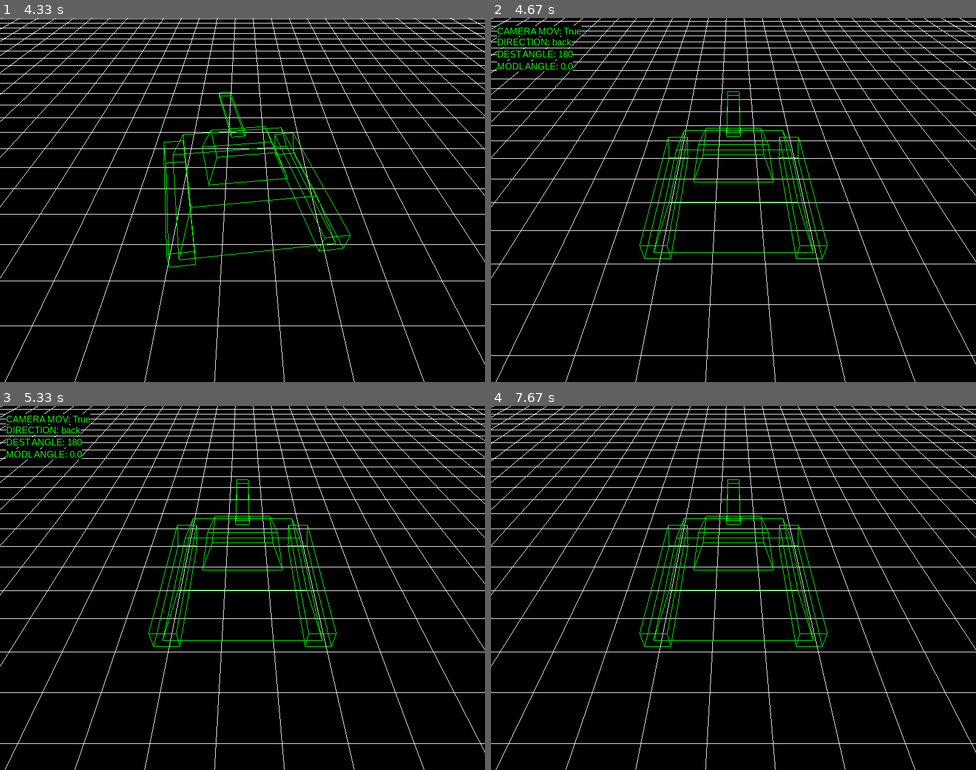
Above: before the commit, frames 1-4 (two rows, left to right).
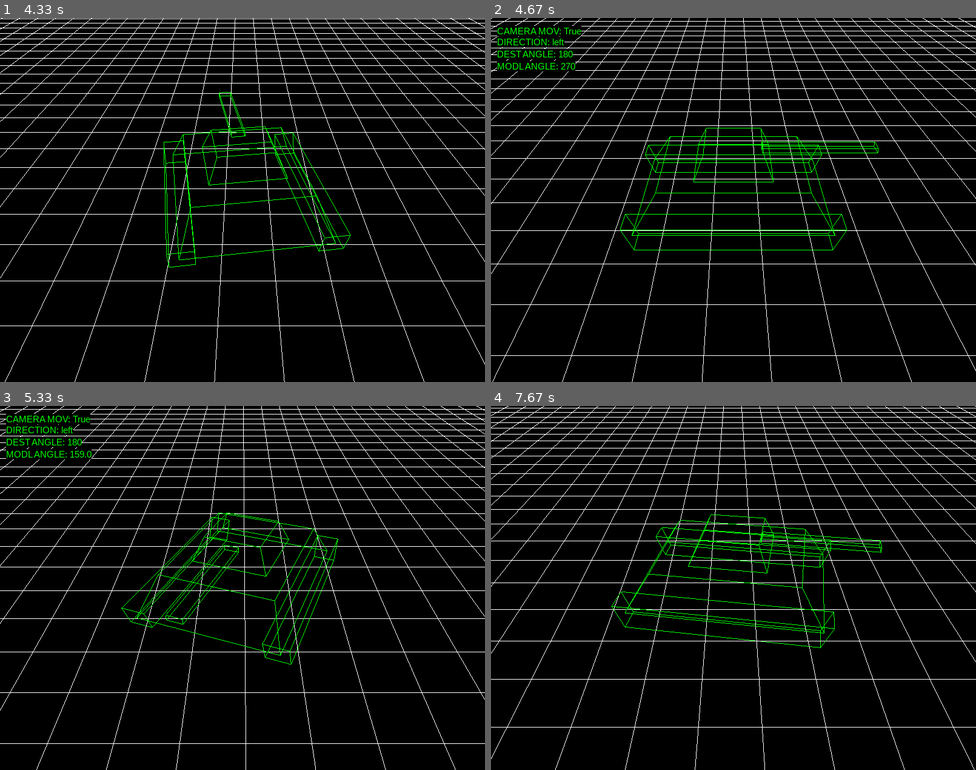
Above: after the commit, the same moments.

Repository: antonioam82/tank_controller
Game: pygame game, started from tank_demo_0.py
Same seed, same stepped clock (60 frames per second), same inputs: the game is played once before the commit and once after it.
Inputs:
- Up to frame 1 (4.33 s): hold Right 0.33-0.8 s; hold Up 0.83-1.13 s; hold Right 1.17-1.63 s; tap J at 1.23, 1.53, 1.73, 2.03, 2.3, 2.63, 2.93, 3.07, 3.47, 3.77, 4.13 s; tap C at 1.32, 2.72, 4.22 s; hold Left 1.67-2.2 s; hold Down 2.23-2.53 s; tap V at 2.38, 3.55 s; hold Left 2.57-2.97 s; hold Up 3-3.37 s; hold Right 3.4-4.03 s; hold Down from 4.07 s (still down)
- Up to frame 2 (4.67 s): release Down at 4.43 s; hold Left from 4.47 s (still down); tap J at 4.53 s
- Up to frame 3 (5.33 s): tap J at 4.83, 5.03 s; release Left at 4.93 s; hold Right from 4.97 s (still down); tap V at 5.12 s
- Up to frame 4 (7.67 s): tap J at 5.33, 5.53, 5.87, 6.17, 6.37, 6.67, 6.93, 7.27, 7.57 s; release Right at 5.43 s; hold Up 5.47-5.77 s; tap C at 5.62, 7.02 s; hold Right 5.8-6.27 s; hold Left 6.3-6.83 s; tap V at 6.45 s; hold Down 6.87-7.17 s; hold Left 7.2-7.6 s; hold Up from 7.63 s (still down)

Frame 1 is identical in both runs. In frame 2, 4.8% of the frame differs, in the area x 0-100%, y 0-100%; in frame 3, 4.8%; in frame 4, 12%.

Commit message:
Se continuó con casusitica de giros

Diff:
--- a/tank_demo_0.py
+++ b/tank_demo_0.py
@@ -150,6 +150,7 @@
     model_angle = 180
     y_tower = 0.0
     sc_y = 0.0
+    current = None
 
     hide_text = False
     dest_model_angle = 180
@@ -399,10 +400,32 @@
                         grid_mov_z = 0.0000
                         direction = new_direction
                         rotating = False
-
-
-
-
+            elif direction == 'back':
+                if new_direction == 'front':
+                    if model_angle < 180:
+                        model_angle += 3.0
+                    else:
+                        grid_mov_x = 0.00
+                        grid_mov_z = 0.05
+                        direction = new_direction
+                        rotating = False
+                elif new_direction == 'right':
+                    if model_angle < 90:
+                        model_angle += 3.0
+                    else:
+                        grid_mov_x = -0.05
+                        grid_mov_z = 0.0
+                        direction = new_direction
+                        rotating = False
+                elif new_direction == 'left':
+                    model_angle = 270
+                    '''if model_angle < 90:
+                            model_angle += 3.0
+                    else:'''
+                    grid_mov_x = 0.05
+                    grid_mov_z = 0.0
+                    direction = new_direction
+                    roatating = False
 
         # -------------------------------------------- #
 
